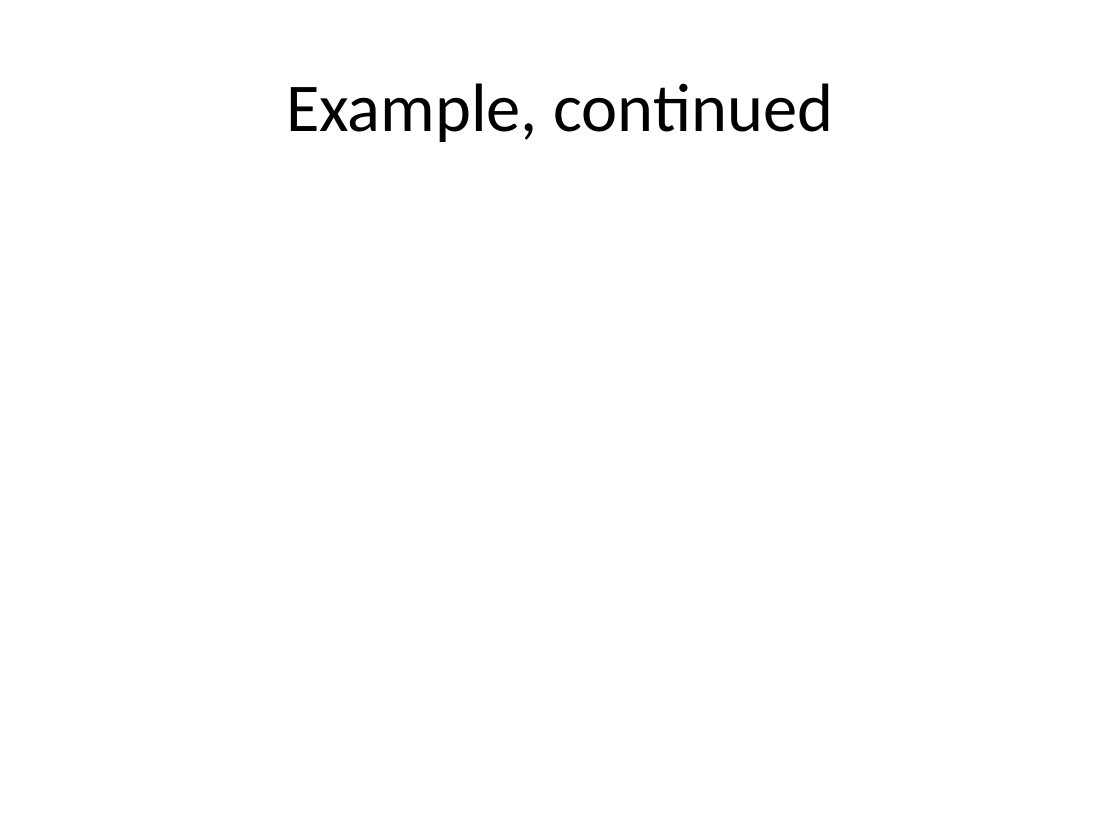
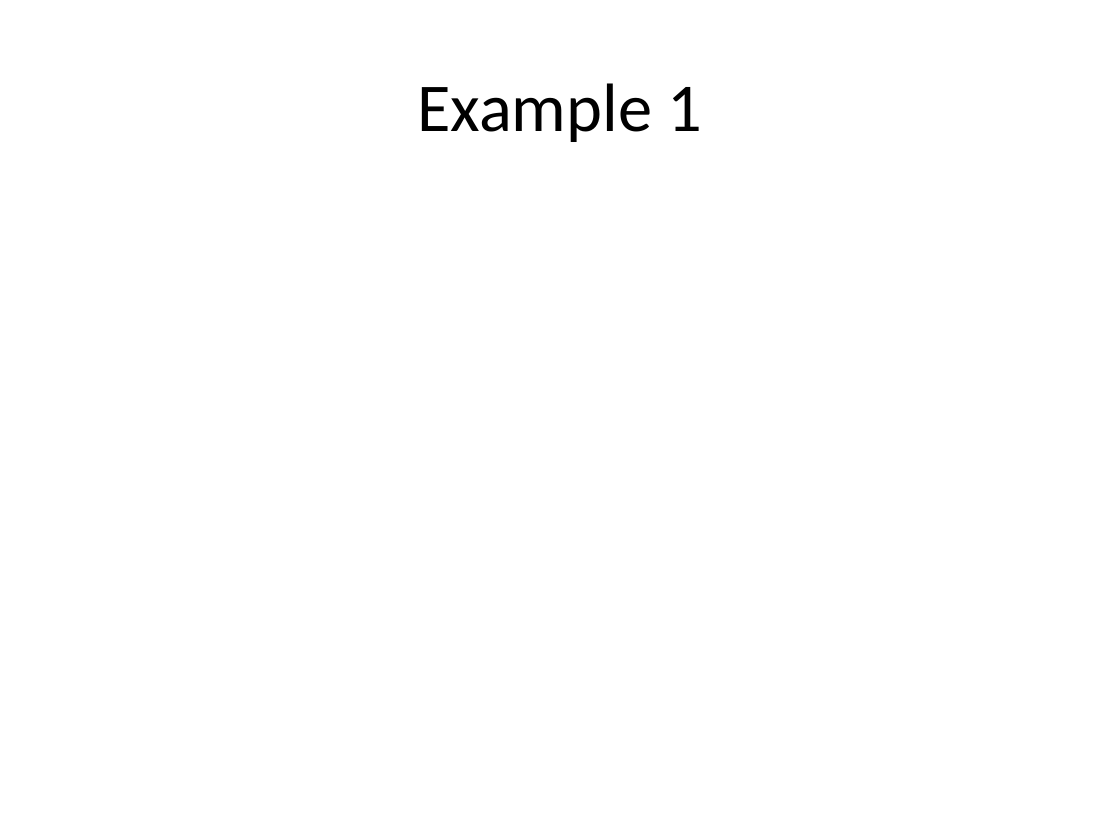
Before and after one commit to wesleyburr/2019_MATH1051H_Lectures, a slide deck: slide 56 of Lecture17/Lecture17.pptx (slide 18 before the commit). Drawn at 1120x840 pixels with LibreOffice and Linux fonts; fonts in the diff are those of the drawing. Boxes give left, top, right and bottom in pixels: in the first picture for what was removed or moved away, otherwise in the second. Text is boxed around its words. In the diff, an @@ line names an element or a change of style, - is before the commit and + after.

```diff
--- a/Lecture17/Lecture17.pptx
+++ b/Lecture17/Lecture17.pptx
@@ title at (x1=417, y1=83, x2=703, y2=142): text changed @@
-Example, continued
+Example 1
```
Also in this commit, not shown: 12 other slides changed, 51 slides added, 42 slides removed, 52 other files.
